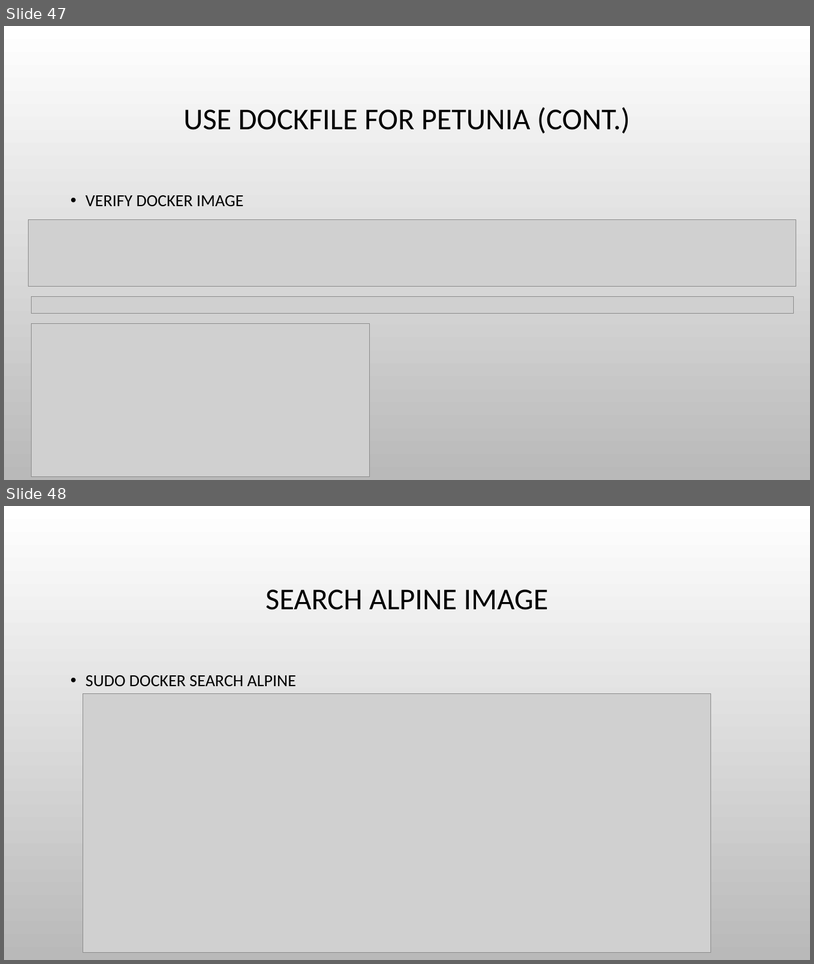
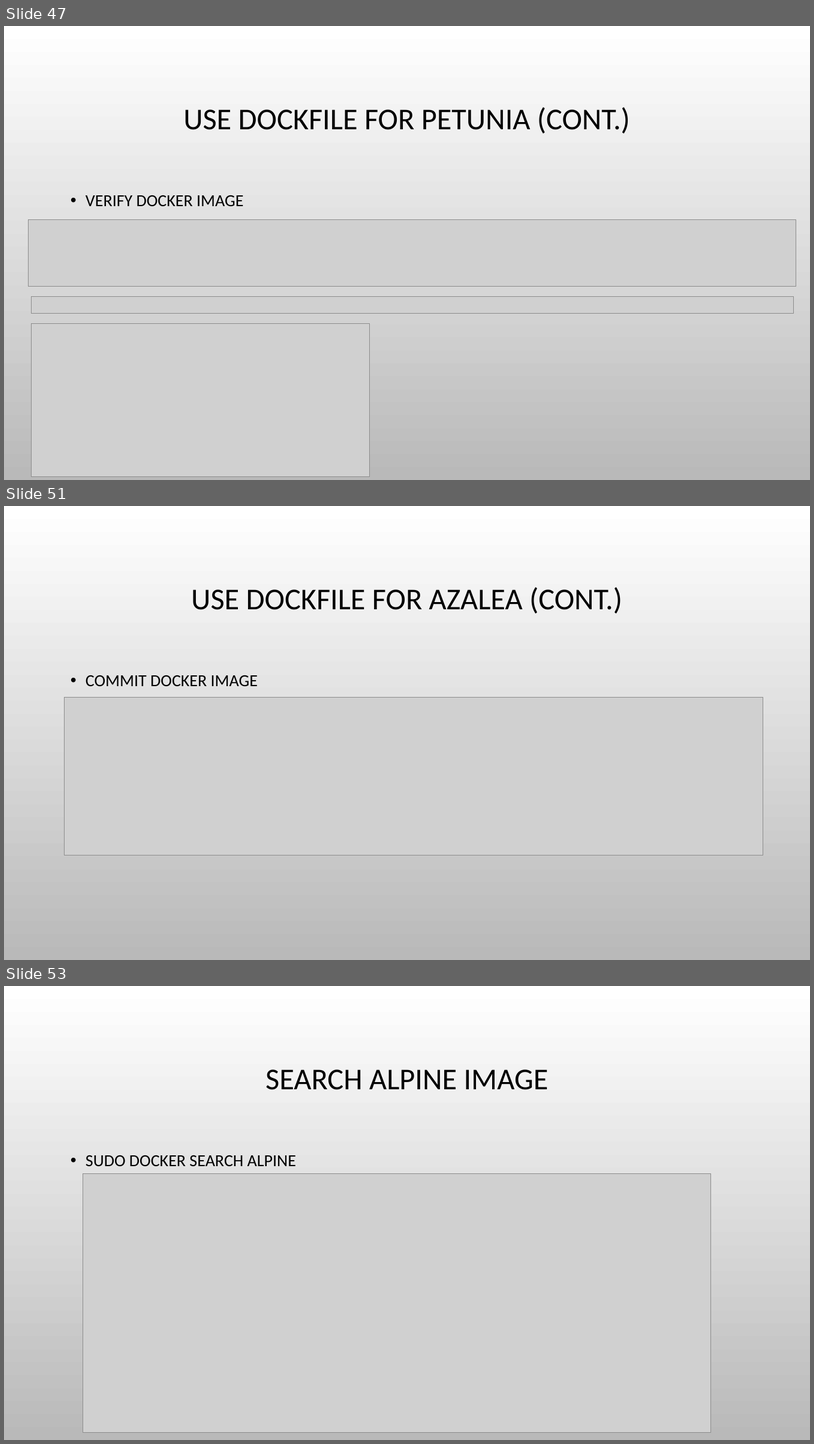
Before and after one commit to haixiang1977/iris, a slide deck: Docker Practice.pptx. Shown one above the other, each under a label of ours: slides 47 and 48 before the commit, slides 47, 51 and 53 after it; the slides between them are not shown. The pictures are 814x964 and 814x1444 pixels, drawn with LibreOffice and Linux fonts; fonts in the diff are those of the drawing; grey boxes stand for pictures; background and template pictures are left out. Boxes give left, top, right and bottom in pixels: in the first picture for what was removed or moved away, otherwise in the second. Text is boxed around its words. In the diff, an @@ line names an element or a change of style, - is before the commit and + after.

```diff
--- a/Docker Practice.pptx
+++ b/Docker Practice.pptx
@@ slide 51 added at <box>4,506,810,960</box>, background picture (left out) @@
@@ title added at <box>191,587,623,613</box>, 36 pt, text #000000 @@
+USE DOCKFILE FOR AZALEA (CONT.)
@@ text added at <box>86,675,258,686</box>, 20 pt, text #000000 @@
+• COMMIT DOCKER IMAGE
@@ picture added at <box>65,697,763,855</box> @@
@@ what was slide 48 is now slide 53 @@
```
Also in this commit, not shown: 4 other slides added.
